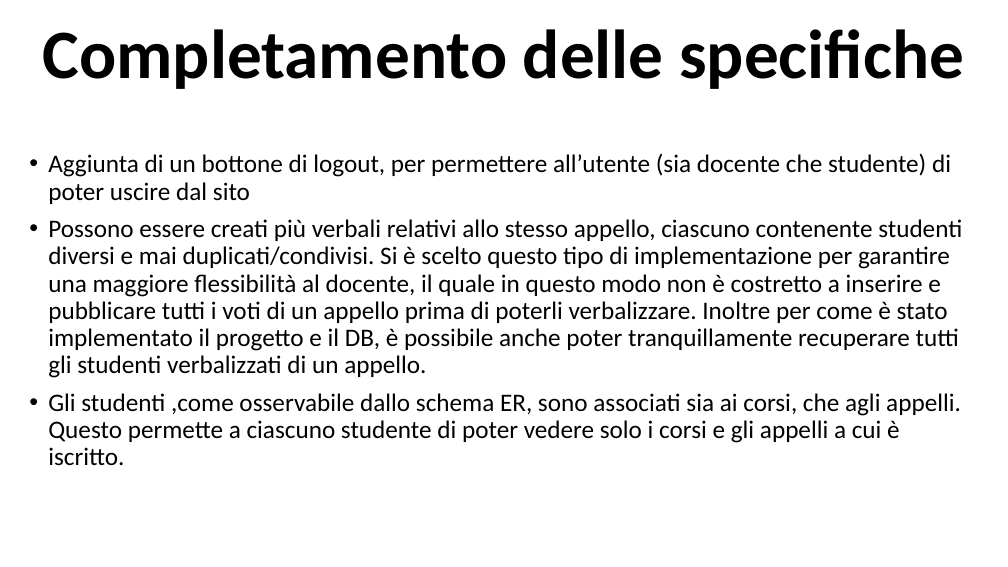
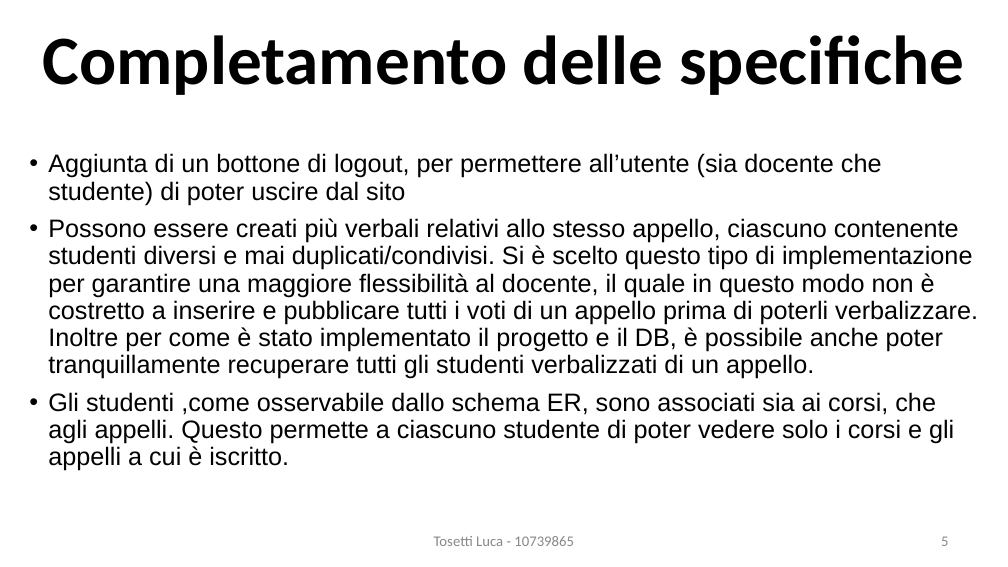
Before and after one commit to LucaTosetti01/ProgettoTIW, a slide deck: slide 5 of PresentazioneProgetto.pptx (slide 4 before the commit). Drawn at 1008x567 pixels with LibreOffice and Linux fonts; fonts in the diff are those of the drawing. Boxes give left, top, right and bottom in pixels: in the first picture for what was removed or moved away, otherwise in the second. Text is boxed around its words. In the diff, an @@ line names an element or a change of style, - is before the commit and + after.

```diff
--- a/PresentazioneProgetto.pptx
+++ b/PresentazioneProgetto.pptx
@@ title "Completamento delle specifiche" at <box>43,35,964,95</box>: line spacing 0.9 to 1 @@
@@ text "Aggiunta di un bottone di ..." at <box>48,153,978,471</box>: font Calibri to Arial @@
@@ text added at <box>434,536,574,546</box>, 14 pt, text #888888 @@
+Tosetti Luca - 10739865
@@ page number added at <box>941,536,948,546</box>, 14 pt, text #888888 @@
+5
```
Also in this commit, not shown: 29 other slides changed, 19 slides added, 21 other files.
